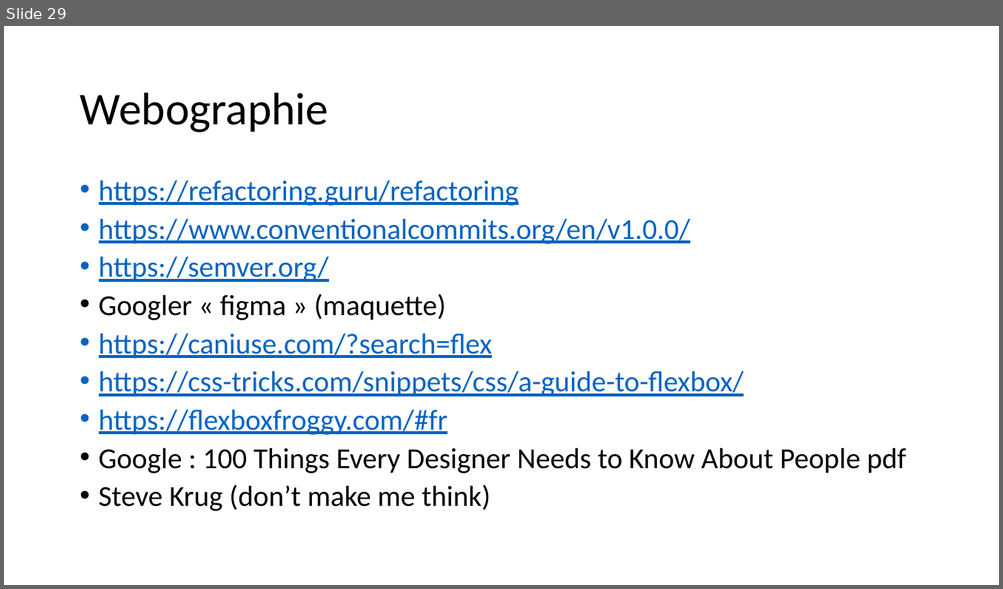
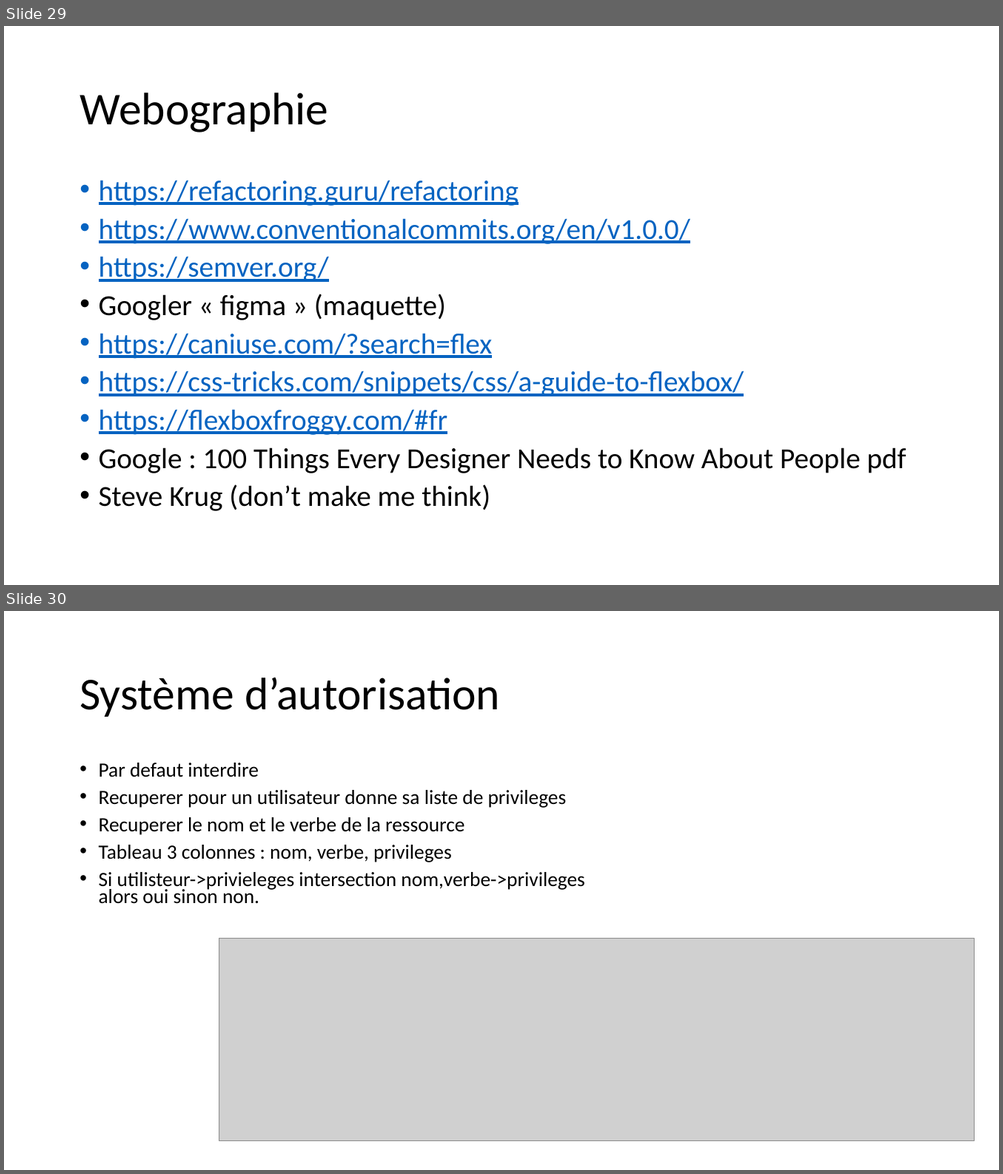
Before and after one commit to jlg-formation/fuj-juillet-2020, a slide deck: notes.pptx. Shown one above the other, each under a label of ours: slide 29 before the commit, slides 29 and 30 after it. The pictures are 1003x589 and 1003x1174 pixels, drawn with LibreOffice and Linux fonts; fonts in the diff are those of the drawing; grey boxes stand for pictures. Boxes give left, top, right and bottom in pixels: in the first picture for what was removed or moved away, otherwise in the second. Text is boxed around its words. In the diff, an @@ line names an element or a change of style, - is before the commit and + after.

Commit message:
doc: pptx added

```diff
--- a/notes.pptx
+++ b/notes.pptx
@@ slide 30 added at <box>4,611,999,1170</box>, background #FFFFFF @@
@@ title added at <box>79,678,500,717</box>, 44 pt, text #000000 @@
+Système d’autorisation
@@ text added at <box>99,763,584,904</box>, 19.6 pt, text #000000 @@
+• Par defaut interdire
+• Recuperer pour un utilisateur donne sa liste de privileges
+• Recuperer le nom et le verbe de la ressource
+• Tableau 3 colonnes : nom, verbe, privileges
+• Si utilisteur->privieleges intersection nom,verbe->privileges alors oui sinon non.
@@ picture added at <box>219,939,974,1142</box> @@
```
